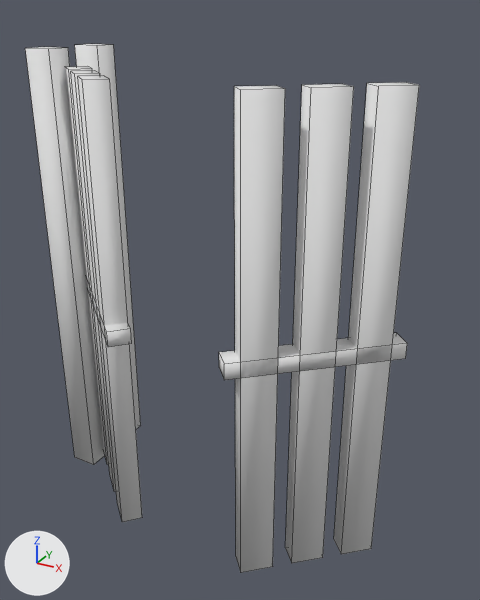
One commit to the OBJ model src/models/caelum/siege/ca_siege_gate_broken.obj: the scene before it, then after it.
Camera for both pictures: a camera (50 mm lens) standing at (141.0, -252.0, 244.0) and looking at (8.0, -9.0, 123.0). Every picture has the same lights, and +X, +Y and +Z are marked at lower left. The first picture is the older version. Mesh edges are drawn as thin lines. Where no turn or scale is listed for an object, it has been applied to the vertices. Vertices at exactly the same position are counted once.

The first picture shows 'ca_siege_gate_broken'.
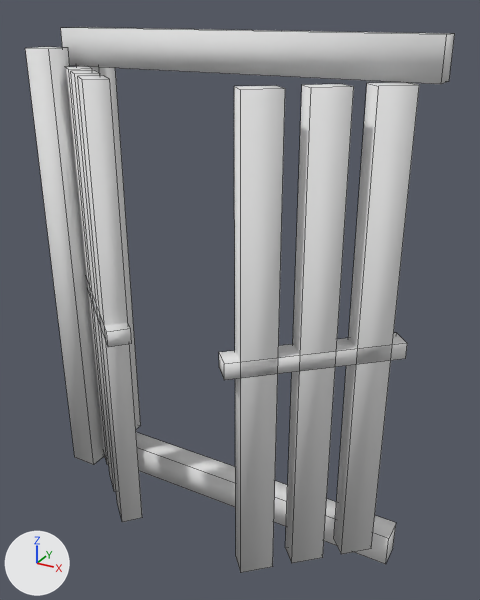
Location of each change, (x1, y1, x2, y2) in pixels of the pictures (480 x 600 px):
'ca_siege_gate_broken', reshaped (9% wider): before (25, 44, 419, 573); after (25, 27, 455, 573)
part 1 of me_ca_siege_gate_broken, added: after (61, 27, 455, 84)
part 2 of me_ca_siege_gate_broken, added: after (104, 432, 396, 564)

What the commit changed:
me_ca_siege_gate_broken is used by ob_ca_siege_gate_broken; location (0.0, 0.0, 0.0).
me_ca_siege_gate_broken had 80 vertices, 60 faces and spanned x -93.0..85.0, y -59.0..22.0, z 8.0..228.0.
me_ca_siege_gate_broken now has 96 vertices, 72 faces and spans x -93.0..86.0, y -59.0..22.0, z 0.0..236.0.
me_ca_siege_gate_broken part 1: a new loose piece, a box spanning x -86.0..86.0, y -6.0..6.0, z 220.0..236.0, in mat_models_caelum_props_stations_ca_station_stone_png (its picture is missing).
me_ca_siege_gate_broken part 2: a new loose piece, a box spanning x -86.0..86.0, y -6.0..6.0, z 0.0..16.0, in mat_models_caelum_props_stations_ca_station_stone_png (its picture is missing).
